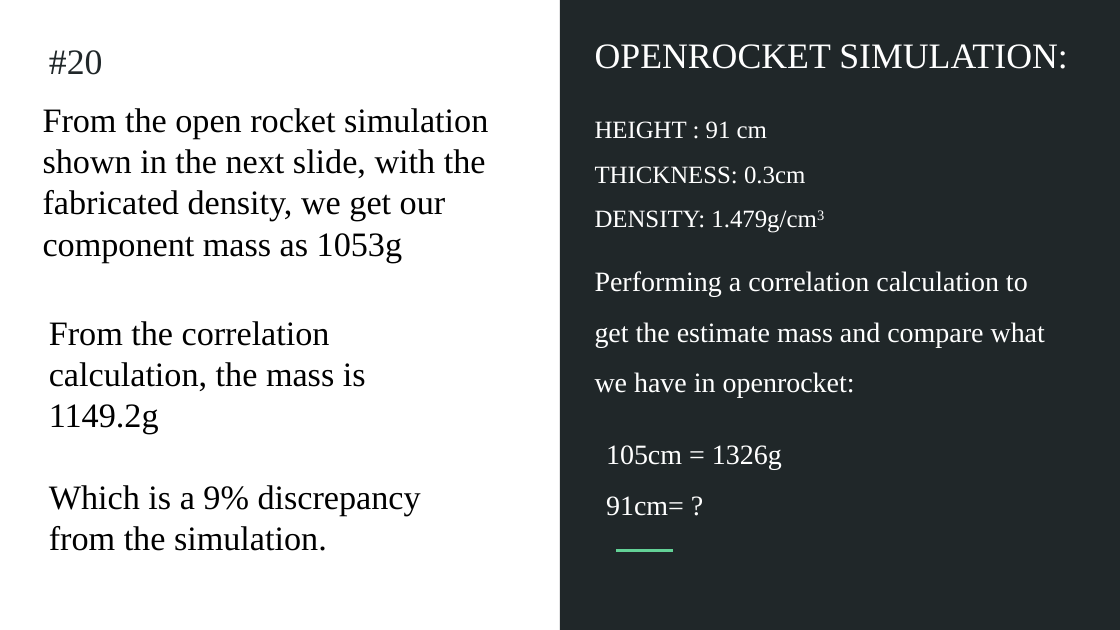
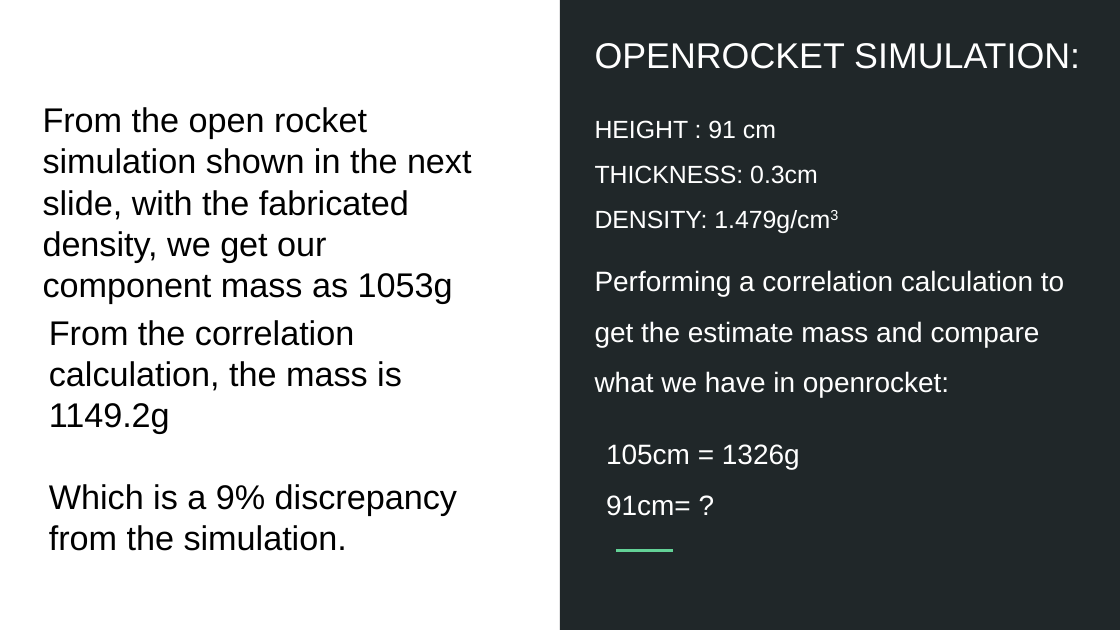
Before and after one commit to nakujaproject/internship2023, a slide deck: slide 16 of airframe-team/week 8/AIRFRAME PROGRESS REPORT _WEEK 8.pptx (slide 6 before the commit). Drawn at 1120x630 pixels with LibreOffice and Linux fonts; fonts in the diff are those of the drawing. Boxes give left, top, right and bottom in pixels: in the first picture for what was removed or moved away, otherwise in the second. Text is boxed around its words. In the diff, an @@ line names an element or a change of style, - is before the commit and + after.

```diff
--- a/airframe-team/week 8/AIRFRAME PROGRESS REPORT _WEEK 8.pptx
+++ b/airframe-team/week 8/AIRFRAME PROGRESS REPORT _WEEK 8.pptx
@@ text removed at [49, 50, 103, 75] @@
-#20
@@ font Times New Roman to Arial in 6 elements at [595, 43, 1080, 69], [49, 320, 457, 551], [595, 120, 830, 233], [606, 444, 800, 516], [595, 270, 1064, 397], [43, 107, 472, 303] @@
```
Also in this commit, not shown: 4 other slides changed, 15 slides added, 2 slides removed, 11 other files.
